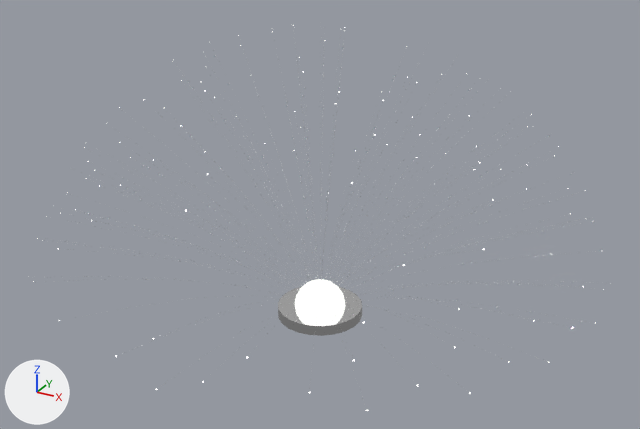
An edit to the Blender file wip/fiber_lamp/fiber-optic-lamp.blend, drawn before and after from the same camera.
The view is the same before and after, from a 50 mm camera at (14.7, -26.7, 17.2) aimed at (0.2, -0.3, 4.0). The lights are fixed; the arrows at lower left show +X, +Y and +Z.

Script lines for the objects in view, before the commit:
```python
mat_lamb_light = principled_material('lamb-light')
mat_lamb_light.base_color = (0.982, 0.907, 1.0)  # white #fdf4ff
mat_lamb_light.metallic = 1.0
mat_lamb_light.roughness = 0.0
mat_lamb_light.specular_ior_level = 0.0
mat_lamb_light.emission_color = (0.955, 1.0, 0.911)  # white #fafff5
mat_lamb_light.emission_strength = 1.0
mat_lamp_body = principled_material('lamp-body')
mat_lamp_body.base_color = (0.8, 0.8, 0.8)  # white #e7e7e7
mat_lamp_body.metallic = 1.0
mat_lamp_body.roughness = 0.0512
me_cylinder = bpy.data.meshes.new('Cylinder')
me_cylinder.from_pydata(...)  # 88 vertices, 24 faces; spans x -0.99..0.99, y -1.0..1.0, z -1.0..1.0
me_cylinder.materials.append(mat_lamp_body)  # white #e7e7e7
me_fiber_002 = bpy.data.meshes.new('fiber.002')
me_fiber_002.from_pydata(...)  # 10824 vertices, 11122 faces; spans x -10.5..10.5, y -10.6..10.6, z 2.6..10.9
me_fiber_002.materials.append(mat_lamb_light)  # white #fdf4ff
me_sphere = bpy.data.meshes.new('Sphere')
me_sphere.from_pydata(...)  # 111 vertices, 110 faces; spans x -0.99..0.99, y -1.0..1.0, z 0.0..1.0
me_sphere.polygons.foreach_set('use_smooth', [True] * 110)
me_sphere.materials.append(mat_lamb_light)  # white #fdf4ff
ob_base = bpy.data.objects.new('base', me_cylinder)
ob_base.location = (0.0, 0.0, -0.19)
ob_base.scale = (1.65, 1.65, 0.206)
ob_fiber_endglow = bpy.data.objects.new('fiber-endglow', me_fiber_002)
ob_fiber_endglow.location = (0.0, 0.0, 0.0)
ob_lamp = bpy.data.objects.new('lamp', me_sphere)
ob_lamp.location = (0.0, 0.0, 0.01)
```
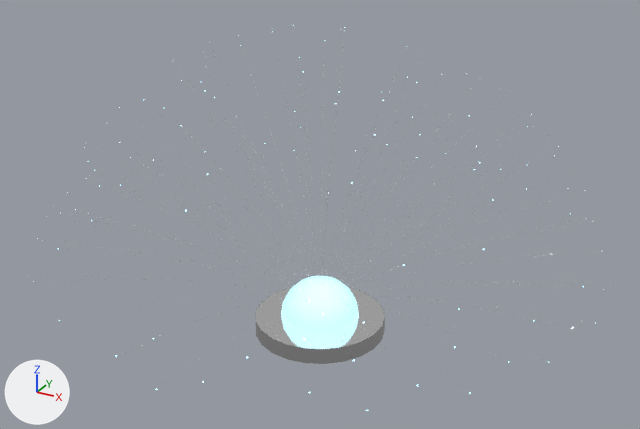
Edits to the bpy script that builds the scene:
```text
Change mat_lamb_light:
    mat_lamb_light.emission_color: (0.955, 1.0, 0.911) -> (0.379, 0.888, 1.0)  # white #fafff5 -> cyan #a6f2ff
Change mat_lamp_body:
    add mat_lamp_body.emission_color = (0.0056, 0.0056, 0.0056)  # black #111111
    add mat_lamp_body.emission_strength = 1.0
Change ob_lamp:
    ob_lamp.location: (0.0, 0.0, 0.01) -> (0.0, 0.0, -0.44)
    ob_lamp.scale: (1.0, 1.0, 1.0) -> (1.54, 1.54, 1.54)
Change ob_base:
    ob_base.location: (0.0, 0.0, -0.19) -> (0.0, 0.0, -0.74)
    ob_base.scale: (1.65, 1.65, 0.206) -> (2.55, 2.55, 0.318)
```

Boxes (x1, y1, x2, y2) around the edits, measured in the pictures (640 x 429 px):
'base', recoloured, surface changed, moved, rescaled (53% wider, 56% taller): before (278, 287, 362, 336); after (256, 287, 385, 364)
'lamp', recoloured, moved, rescaled (55% wider, 54% taller): before (295, 279, 345, 317); after (281, 276, 359, 335)
'fiber-endglow', recoloured: (58, 40, 596, 411) in both
